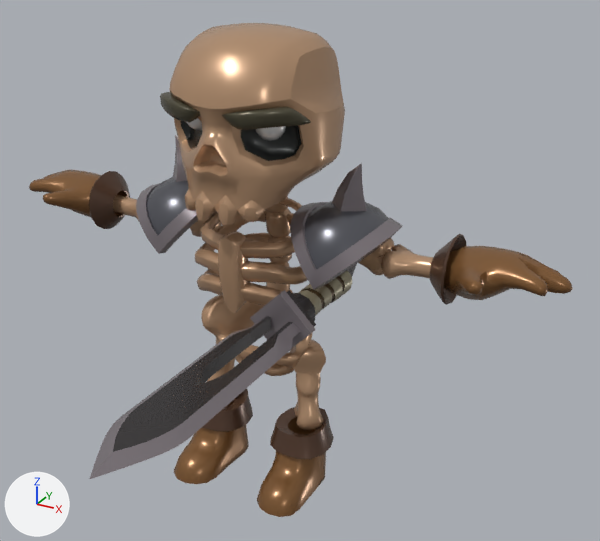
One commit to the glTF model public/models/halloween/skeleton.glb: the scene before it, then after it.
Camera for both pictures: a camera (50 mm lens) standing at (1.287, -1.97, 1.803) and looking at (0.258, -0.1, 0.868). Every picture has the same lights, and +X, +Y and +Z are marked at lower left. The picture after the commit comes second. Where no turn or scale is listed for an object, it has been applied to the vertices.

Objects in the first picture: 'Skeleton', 'Weapon_Dagger'.
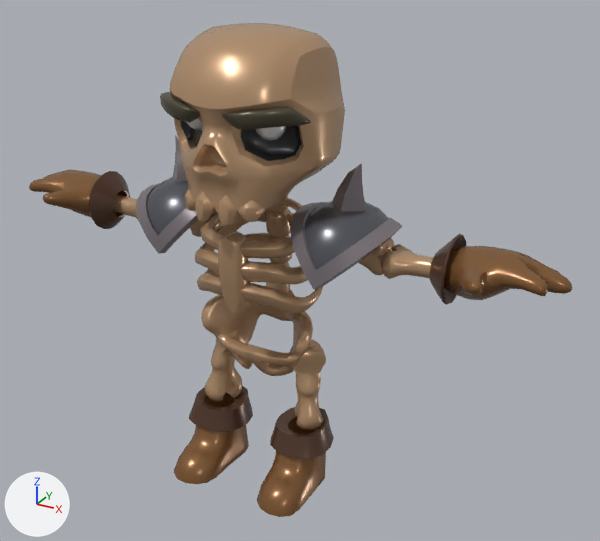
Boxes (x1, y1, x2, y2) around the edits, measured in the pictures (600 x 541 px):
'Weapon_Dagger', deleted: before (89, 264, 357, 480)

Patch to the scene script:
```diff
--- a/public/models/halloween/skeleton.glb.py
+++ b/public/models/halloween/skeleton.glb.py
@@ ob_weapon_dagger @@
-ob_weapon_dagger = bpy.data.objects.new('Weapon_Dagger', me_weapon_dagger)
-ob_weapon_dagger.location = (0.24, 0.047, 0.728)
```
